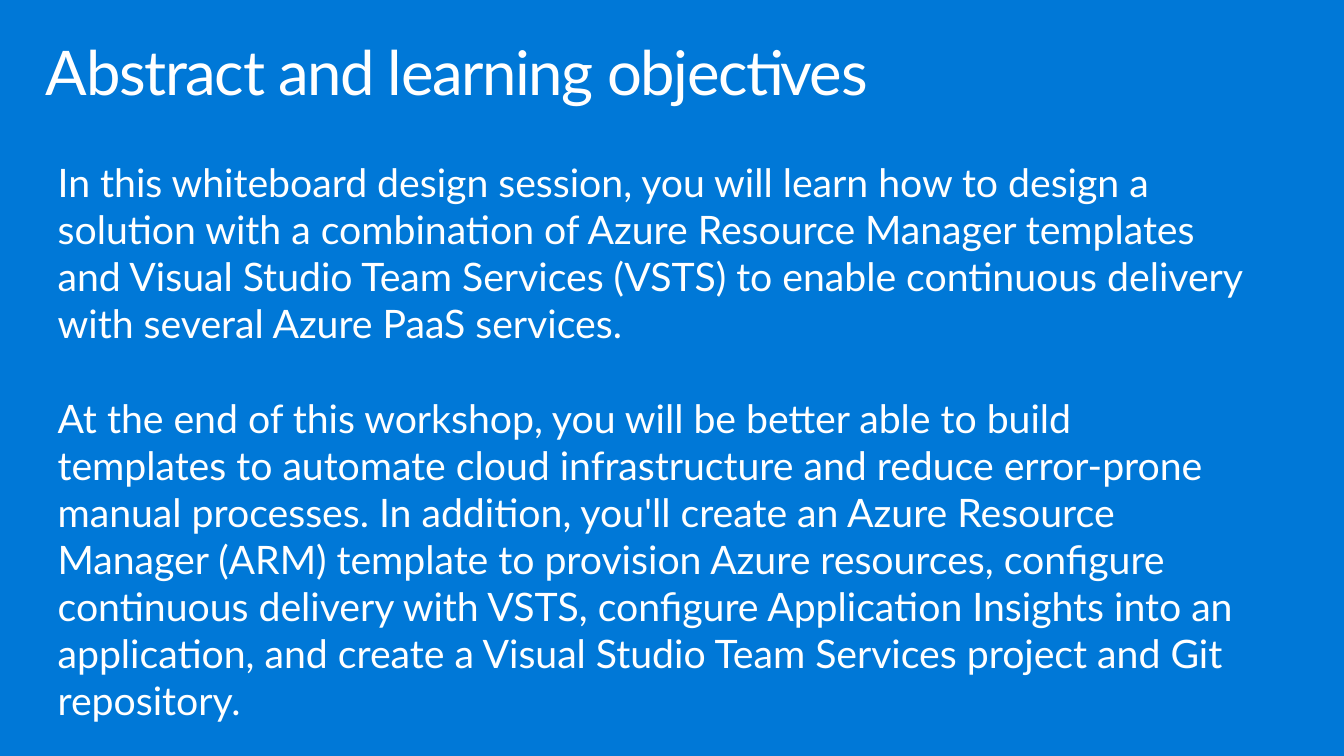
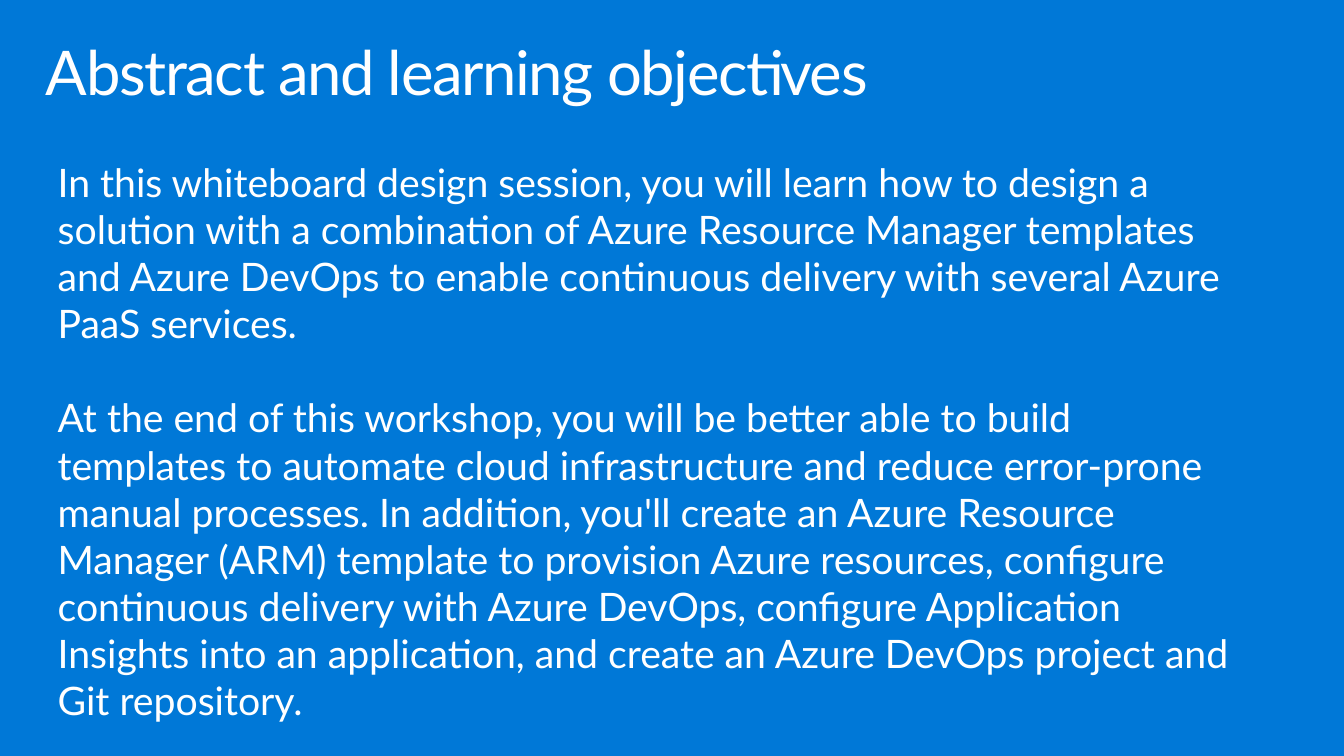
Before and after one commit to yashmadan123/MCW-Continuous-delivery-in-Azure-DevOps, a slide deck: slide 2 of Whiteboard design session/WDS trainer presentation - Continuous delivery in VSTS and Azure.pptx. Drawn at 1344x756 pixels with LibreOffice and Linux fonts; fonts in the diff are those of the drawing. Boxes give left, top, right and bottom in pixels: in the first picture for what was removed or moved away, otherwise in the second. Text is boxed around its words. In the diff, an @@ line names an element or a change of style, - is before the commit and + after.

Commit message:
updated vsts text references and dates to January 2019

```diff
--- a/Whiteboard design session/WDS trainer presentation - Continuous delivery in VSTS and Azure.pptx
+++ b/Whiteboard design session/WDS trainer presentation - Continuous delivery in VSTS and Azure.pptx
@@ text at [58,168,1228,669]: text changed @@
-In this whiteboard design session, you will learn how to design a solution with a combination of Azure Resource Manager templates and Visual Studio Team Services (VSTS) to enable continuous delivery with several Azure PaaS services.
-At the end of this workshop, you will be better able to build templates to automate cloud infrastructure and reduce error-prone manual processes. In addition, you'll create an Azure Resource Manager (ARM) template to provision Azure resources, configure continuous delivery with VSTS, configure Application Insights into an application, and create a Visual Studio Team Services project and Git repository.
+In this whiteboard design session, you will learn how to design a solution with a combination of Azure Resource Manager templates and Azure DevOps to enable continuous delivery with several Azure PaaS services.
+At the end of this workshop, you will be better able to build templates to automate cloud infrastructure and reduce error-prone manual processes. In addition, you'll create an Azure Resource Manager (ARM) template to provision Azure resources, configure continuous delivery with Azure DevOps, configure Application Insights into an application, and create an Azure DevOps project and Git repository.
```
Also in this commit, not shown: 6 other slides changed, 8 other files.
